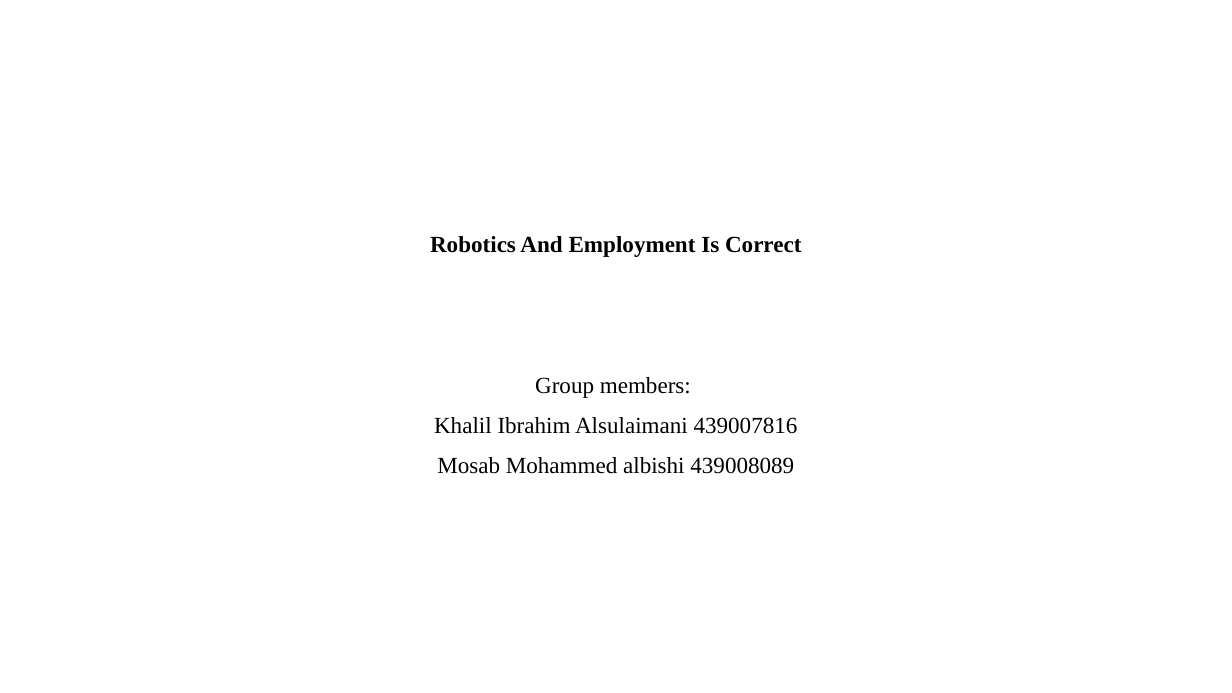
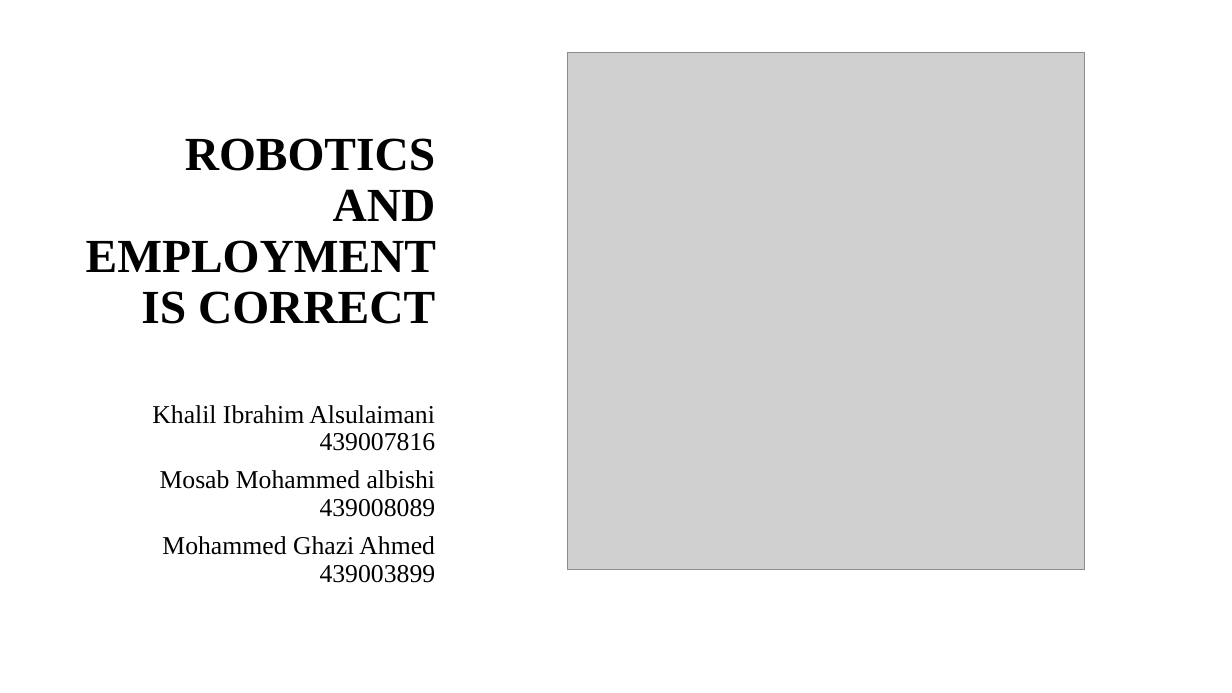
Before and after one commit to khalilAlsulaimani/Computers-And-Society-Project, a slide deck: slide 1 of Research Presntation.pptx. Drawn at 1232x693 pixels with LibreOffice and Linux fonts; fonts in the diff are those of the drawing; grey boxes stand for pictures; background and template pictures are left out. Boxes give left, top, right and bottom in pixels: in the first picture for what was removed or moved away, otherwise in the second. Text is boxed around its words. In the diff, an @@ line names an element or a change of style, - is before the commit and + after.

```diff
--- a/Research Presntation.pptx
+++ b/Research Presntation.pptx
@@ picture added at bbox=[567, 53, 1084, 569] @@
@@ title at bbox=[86, 138, 436, 324]: text changed; size 18 to 37 pt @@
-Robotics And Employment Is Correct
+ROBOTICS AND EMPLOYMENT IS CORRECT
@@ subtitle at bbox=[535, 377, 691, 398]: paragraph removed @@
-Group members:
@@ subtitle "Khalil Ibrahim Alsulaimani 439007816": place and size @@
-subtitle "Khalil Ibrahim Alsulaimani 439007816" at bbox=[434, 377, 798, 474]
+subtitle "Khalil Ibrahim Alsulaimani 439007816" at bbox=[152, 405, 436, 583]
@@ subtitle at bbox=[152, 405, 436, 517]: size 18 to 20 pt in "Khalil Ibrahim Alsulaimani 439007816", "Mosab Mohammed albishi 439008089"; alignment centre to right; line spacing 1.07 to 0.9 @@
@@ subtitle at bbox=[162, 536, 436, 583]: paragraph added @@
+Mohammed Ghazi Ahmed 439003899
```
Also in this commit, not shown: 7 slides added, 6 slides removed.
